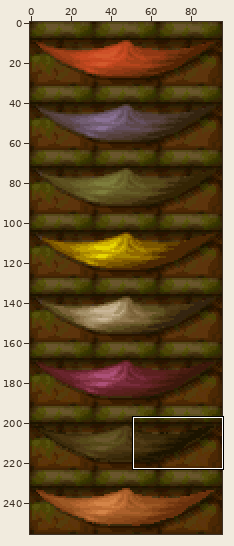
Two versions of one sprite sheet, enginefx/textures-32/pack000/player_brick_drape.png. The first picture is a wide view before the edit; the outline marks the close-up.
Close-up. Before the commit:
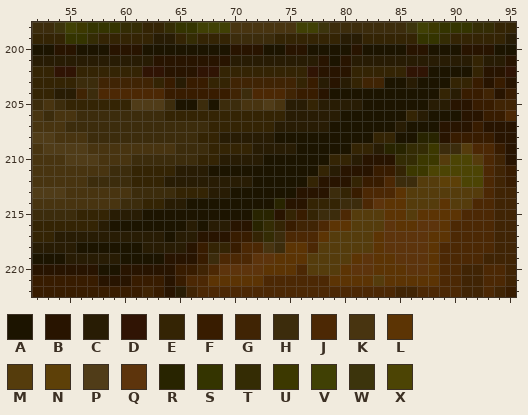
The file is 96x256 pixels. Colours within 5 levels of each other are drawn and written as one. Shown: x 52..95, y 198..222. The commit also changed other parts of the picture, which this record leaves out.
Palette (. is transparent): A #1c1400  B #281400  C #281c04  D #301404  E #342404  F #381c00  G #402404  H #3c2c0c  J #4c2804  K #483410  L #5c3404  M #553c0c  N #5d4008  P #503c18  Q #5d340c  R #282400  S #343400  T #342c04  U #3c3800  V #404004  W #3c340c  X #4c4404
Pixels before, first column x 52:
198 HHWVUSSSTTEETSSVVVKKKKKKVVWHHHHHHHWVUSSSTTEE
199 EEESSTEEEEECCETEEEHHHHEEEEEECCEEEEESSTEEEEEC
200 AABBAAABBBAAAAAAAABBBAABBAAAABAAAABBAAABBBAA
201 CCCCCCCCCCCBBBBBBBCCCCCCCCBABCCCCCCCCCCCECCB
202 EEDDEEEEEEDDBBBDDEEEEEEEEDBBBEEEEEDDAAAAEBBD
203 EEEEHHGGGGGEFCFFEEGGGGGGEFCBCEGGAACAAAEEFBFB
204 EECCGHJJJJJJFFFFFFGHJJJGFFBAAAAAAAAAAECFFGBF
205 HKHEEEEEEPPPHAAHAHHKKPKCCECCCCAAAAAACCBBFFGG
206 KHKKHHHHHHHHEEEEEEEEEEECCCCCAAAAAAECAAABBFFJ
207 KKKHHHHHHHHHHHHHEEEEEECCCCCAAAAAACAAABBBFBBB
208 PPKKKHHHHHHHHHHEECCCCCAAAAAAAAAEEAARRBFFFFBB
209 KPPPPKKKKKKKKHHHEEEECCCCAAAAAEECRRTTUHHMJJFB
210 KKKPPPKKKHHHHHHEECCCCAAAAAAEECBBBTTUUMXXMJGB
211 KKKKKKKHHEEEECCCAAAAAAAAAAECBBBFFEUUXXXXXJGF
212 KKKKKHHHHEEECCCCCCCCAAAAAEBBBEFFJHHMMNNXXJGF
213 PPPKKKKKKHHHHEEECCAAAAAABBBHEFJJJLMMMMMMMJGG
214 KKKKKKKKHHEECCAAAAAAAARBBEEEHHJQLLMMMLMMJJGG
215 HHHHEEECCCAAAAAAAAAARRBEFEHHJMMMLLMLLLLJJJGG
216 EEEEEECAAAAAAACACCBBRTEFGGJLLMMMQLLQQLJJJJGG
217 EECCCCCCCCCCACCBBBFFETHJJJLMMMMLQQQQLLJJJJGG
218 CCCCAAAAAACCCCBFEEFJJKHLLJMMMMMLQQQQLJJJJJGG
219 AAACCCCCAAAABBBFHJJJQQLLLMMMMLQLLQQQLJJJJGGG
220 BBBBBBAABBBBBFFGJQQQQLLLJMMMLQQLLLQQLJJGGJJG
221 FFFFFFBBBFFFBFJJLLLLLJJJJJJLLLLMLLLLLJJGGJJG
222 FFFFFFFFFFGFBCGJJJJJJJJJJJJJJJJJJGGJJJJGGJGF
Now the later version:
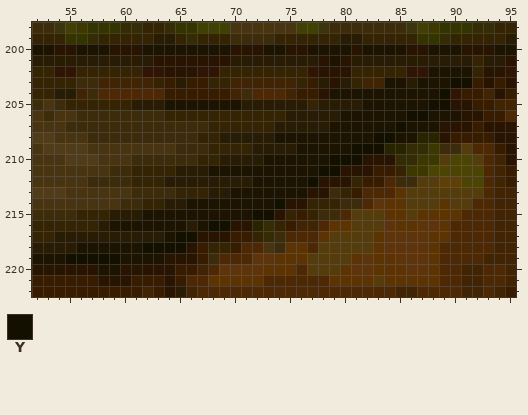
Colours new in this view: Y #141000
Diff:
Colour B gives way to colour A in row 213 at x 76.
Colour H gives way to colour A in row 205 at x 64, 67 and 69 to 70.
Colour K gives way to colour C in row 205 at x 71 to 72 and 74.
Colour P gives way to colour C in row 205 at x 61 to 63 and 73.
Colour C gives way to colour D in row 204 at x 90.
Colour C gives way to colour Y in row 205 at x 88 to 89; in row 206 at x 87; in row 207 at x 85; in row 209 at x 83; in row 210 at x 81; in row 211 at x 79.
Colour C gives way to colour Y in row 216 at x 68 to 69; in row 217 at x 65 to 66; in row 218 at x 62 to 65; in row 219 at x 55 to 59.
Colour E gives way to colour Y in row 203 at x 90 to 91; in row 204 at x 89; in row 206 at x 86; in row 208 at x 83 to 84; in row 209 at x 81 to 82; in row 210 at x 79 to 80.
Colour E gives way to colour Y in row 211 at x 78; in row 212 at x 77.
Colour R gives way to colour Y in row 214 at x 74; in row 215 at x 72 to 73.
Changed places in both close-ups, as pixel boxes (x1, y1, x2, y2):
changed: (65, 77, 472, 264)
